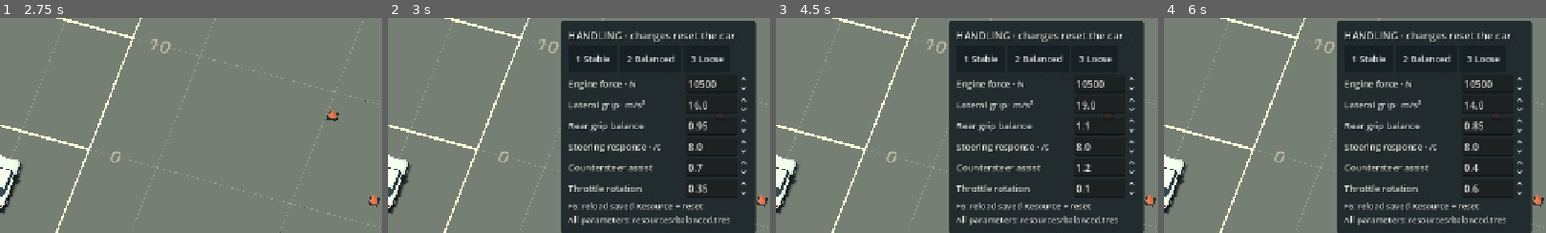
Above: before the commit, frames 1-4 (left to right).
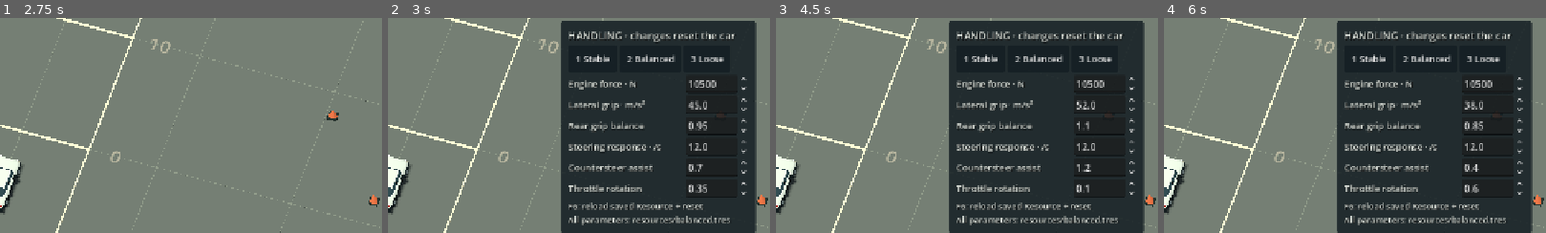
Above: after the commit, the same moments.

Repository: vmannari/beatmytrack
Game: Godot game, scene res://core/game.tscn
Two runs of this game, one before a commit and one after it. Both use one fixed random seed, a clock stepped at 60 frames per second and the inputs below.
Inputs:
- Up to frame 1 (2.75 s): click "Restart R" at 0.5 s; click "Restart R" at 1.25 s; click "Restart R" at 2 s
- Up to frame 2 (3 s): click "Tune F2" at 2.75 s
- Up to frame 3 (4.5 s): click "Record F3" at 3.5 s; click "1 Stable" at 4.25 s
- Up to frame 4 (6 s): click "2 Balanced" at 5 s; click "3 Loose" at 5.75 s
The pictures show only the part of the screen within x 50-100%, y 11-61%; the shares and areas given below are measured in that part.

Frame 1 is identical in both runs. In frame 2, 0.2% of the frame differs, in the area x 78-94%, y 39-62%; in frame 3, 0.2%, in the area x 78-94%, y 38-62%; in frame 4, 0.2%.

Commit message:
Tighten arcade cornering and speed up steering response

Diff:
--- a/game/resources/loose.tres
+++ b/game/resources/loose.tres
@@ -3,9 +3,9 @@
 [resource]
 script = ExtResource("1")
 profile_name = "Loose"
-lateral_grip = 14.0
+lateral_grip = 38.0
 rear_grip = 0.85
-sliding_grip = 0.65
+sliding_grip = 0.78
 countersteer_assistance = 0.4
 throttle_rotation = 0.6
 throttle_grip_loss = 0.2
--- a/game/resources/stable.tres
+++ b/game/resources/stable.tres
@@ -3,9 +3,9 @@
 [resource]
 script = ExtResource("1")
 profile_name = "Stable"
-lateral_grip = 19.0
+lateral_grip = 52.0
 rear_grip = 1.1
-sliding_grip = 0.86
+sliding_grip = 0.92
 countersteer_assistance = 1.2
 throttle_rotation = 0.1
 throttle_grip_loss = 0.05
--- a/game/tests/test_driving.gd
+++ b/game/tests/test_driving.gd
@@ -24,8 +24,37 @@
 		sim.step(frame)
 
 
+## Distance travelled / velocity-direction change measures the path, not body yaw.
+func corner_radius(config: HandlingConfig, speed: float) -> float:
+	var car := VehicleSimulation.new(config)
+	car.state.velocity = Vector2(0, speed)
+	var distance: float = 0.0
+	for i: int in range(600):
+		var previous: Vector2 = car.state.position
+		car.step(DriveFrame.sample(1, 0.5, 0))
+		distance += car.state.position.distance_to(previous)
+		var direction: float = atan2(car.state.velocity.x, car.state.velocity.y)
+		if direction >= PI * 0.5:
+			return distance / direction
+	return INF
+
+
 func _run() -> void:
 	var config := HandlingConfig.new()
+	var legacy := config.duplicate() as HandlingConfig
+	legacy.steering_rate = 8.0
+	legacy.steering_angle = 0.52
+	legacy.high_speed_steering_reduction = 0.8
+	legacy.lateral_grip = 16.0
+	legacy.sliding_grip = 0.72
+	legacy.lateral_response = 9.0
+	legacy.rotational_inertia = 1300.0
+	legacy.maximum_yaw_rate = 2.6
+	for speed: float in [12.0, 18.0, 24.0]:
+		var old_radius: float = corner_radius(legacy, speed)
+		var new_radius: float = corner_radius(config, speed)
+		print("METRIC: quarter-turn at %.0f km/h, effective radius %.2fm -> %.2fm" % [speed * 3.6, old_radius, new_radius])
+		check(is_finite(new_radius) and new_radius < old_radius * 0.75, "actual turning path at %.0f km/h is at least 25%% tighter" % (speed * 3.6))
 	var sim := VehicleSimulation.new(config)
 	advance(sim, 600, 0, 0, 0)
 	check(sim.state.position == Vector2.ZERO and sim.state.heading == 0, "idle has no creep or stationary steering")
--- a/game/ui/playground_hud.gd
+++ b/game/ui/playground_hud.gd
@@ -100,7 +100,7 @@
 		_button(profiles, ["1 Stable", "2 Balanced", "3 Loose"][i], func() -> void: profile_requested.emit(i))
 	var fields: Array[Array] = [
 		["Engine force · N", "engine_force", 5000.0, 18000.0, 500.0],
-		["Lateral grip · m/s²", "lateral_grip", 8.0, 24.0, 0.5],
+		["Lateral grip · m/s²", "lateral_grip", 8.0, 60.0, 0.5],
 		["Rear grip balance", "rear_grip", 0.65, 1.3, 0.05],
 		["Steering response · /s", "steering_rate", 2.0, 12.0, 0.5],
 		["Countersteer assist", "countersteer_assistance", 0.0, 2.0, 0.1],
--- a/game/vehicle/handling_config.gd
+++ b/game/vehicle/handling_config.gd
@@ -3,7 +3,7 @@
 ## SI units unless noted. Arcade forces, not a physical tire model.
 
 @export var profile_name: String = "Balanced"
-@export var version: String = "handling-0.2"
+@export var version: String = "handling-0.3"
 @export_range(500.0, 2000.0, 10.0) var mass: float = 1050.0
 @export_range(1000.0, 22000.0, 100.0) var engine_force: float = 10500.0
 @export_range(2000.0, 30000.0, 100.0) var braking_force: float = 18000.0
@@ -12,23 +12,23 @@
 @export_range(10.0, 60.0, 1.0) var maximum_speed: float = 34.0 # m/s
 @export_range(2.0, 12.0, 0.5) var reverse_speed: float = 7.0
 @export_range(0.1, 1.0, 0.05) var reverse_delay: float = 0.35 # seconds stopped
-@export_range(1.0, 15.0, 0.1) var steering_rate: float = 8.0 # normalized input/s
-@export_range(0.2, 0.8, 0.01) var steering_angle: float = 0.52 # radians
-@export_range(0.0, 0.95, 0.01) var high_speed_steering_reduction: float = 0.8
+@export_range(1.0, 15.0, 0.1) var steering_rate: float = 12.0 # normalized input/s
+@export_range(0.2, 0.8, 0.01) var steering_angle: float = 0.60 # radians
+@export_range(0.0, 0.95, 0.01) var high_speed_steering_reduction: float = 0.65
 @export_range(2.0, 3.5, 0.05) var wheelbase: float = 2.55
-@export_range(6.0, 25.0, 0.25) var lateral_grip: float = 16.0 # maximum lateral acceleration
+@export_range(6.0, 60.0, 0.25) var lateral_grip: float = 45.0 # maximum lateral acceleration
 @export_range(6.0, 30.0, 0.25) var longitudinal_grip: float = 19.0 # maximum longitudinal acceleration
 @export_range(0.6, 1.4, 0.01) var front_grip: float = 1.0
 @export_range(0.6, 1.4, 0.01) var rear_grip: float = 0.95
 @export_range(0.1, 0.6, 0.01) var slip_threshold: float = 0.26 # radians
-@export_range(0.4, 1.0, 0.01) var sliding_grip: float = 0.72 # fraction of lateral grip
+@export_range(0.4, 1.0, 0.01) var sliding_grip: float = 0.85 # fraction of lateral grip
 @export_range(1.0, 12.0, 0.1) var grip_recovery: float = 5.0 # response/s
-@export_range(2.0, 20.0, 0.1) var lateral_response: float = 9.0 # response/s
-@export_range(400.0, 4000.0, 50.0) var rotational_inertia: float = 1300.0 # kg m^2 approximation
+@export_range(2.0, 20.0, 0.1) var lateral_response: float = 14.0 # response/s
+@export_range(400.0, 4000.0, 50.0) var rotational_inertia: float = 850.0 # kg m^2 approximation
 @export_range(0.0, 3.0, 0.05) var countersteer_assistance: float = 0.65
 @export_range(0.0, 1.5, 0.05) var throttle_rotation: float = 0.35
 @export_range(0.0, 0.4, 0.01) var throttle_grip_loss: float = 0.12
-@export_range(0.5, 4.0, 0.1) var maximum_yaw_rate: float = 2.6 # rad/s
+@export_range(0.5, 4.0, 0.1) var maximum_yaw_rate: float = 2.2 # rad/s
 @export_range(0.0, 0.8, 0.01) var collision_energy_loss: float = 0.35
 @export_range(0.0, 0.5, 0.01) var restitution: float = 0.12
 @export_range(1.0, 2.5, 0.05) var collision_radius: float = 1.55 # planar circle approximation
Not shown, changed: DEVELOPMENT_STATUS.md
Not shown, changed: docs/DRIVING_PLAYGROUND.md
Not shown, added: docs/evidence/driving-formula.png
Not shown, changed: docs/evidence/driving-tests.txt
